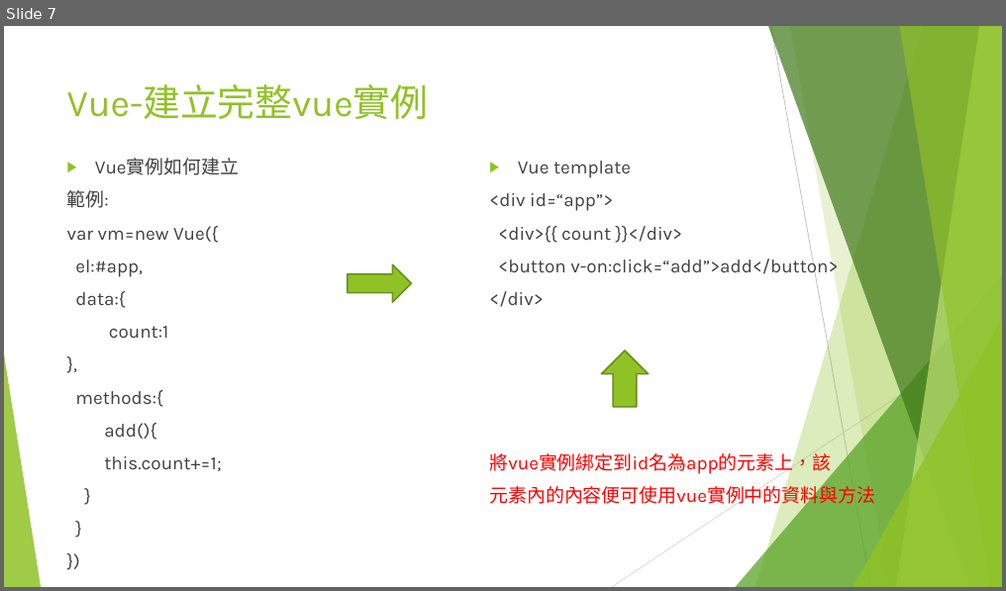
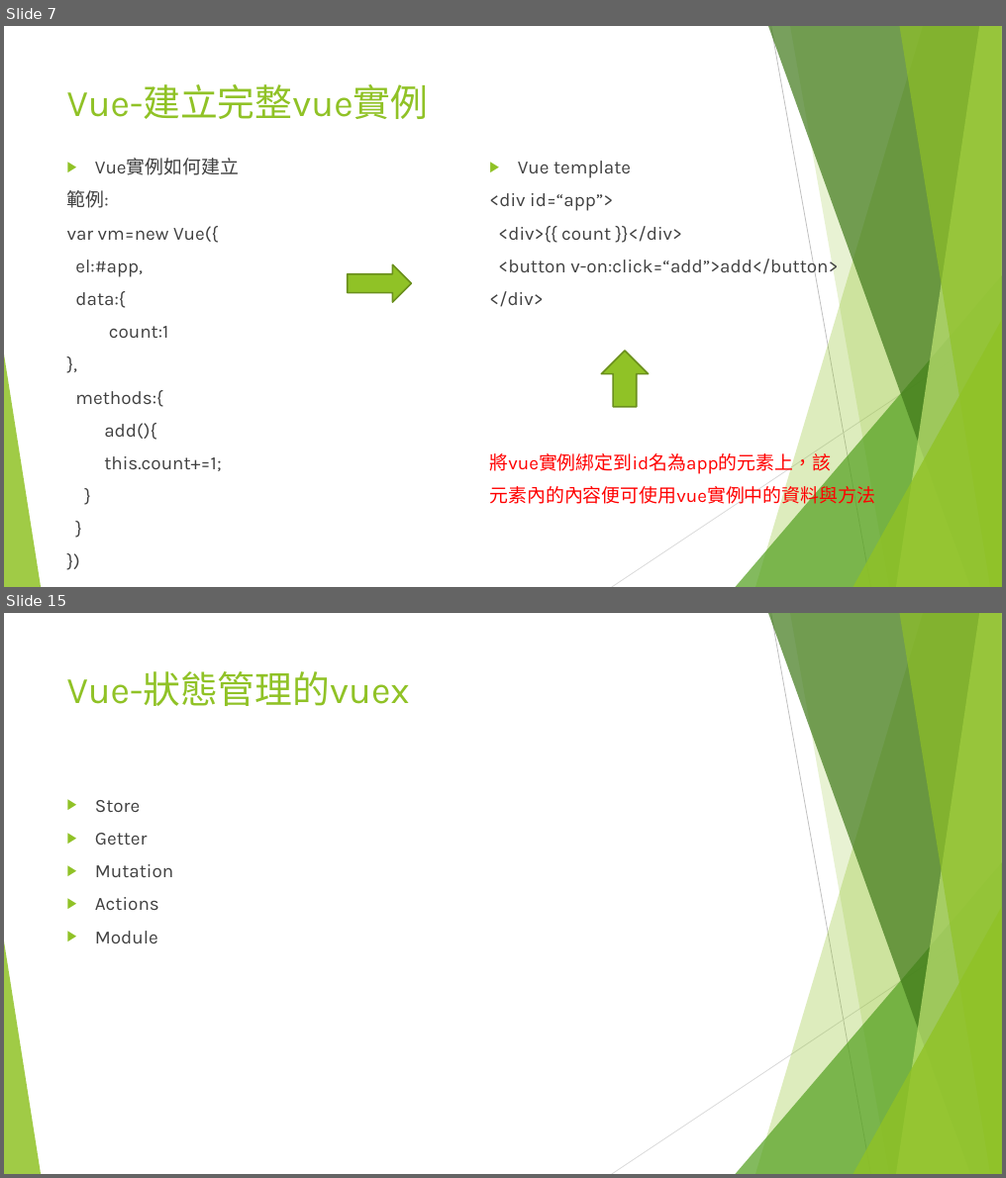
Before and after one commit to JSENESoftware/Education, a slide deck: Vue教育訓練.pptx. Shown one above the other, each under a label of ours: slide 7 before the commit, slides 7 and 15 after it; the slides between them are not shown. The pictures are 1006x591 and 1006x1178 pixels, drawn with LibreOffice and Linux fonts; fonts in the diff are those of the drawing. Boxes give left, top, right and bottom in pixels: in the first picture for what was removed or moved away, otherwise in the second. Text is boxed around its words. In the diff, an @@ line names an element or a change of style, - is before the commit and + after.

```diff
--- a/Vue教育訓練.pptx
+++ b/Vue教育訓練.pptx
@@ slide 15 added at bbox=[4, 613, 1002, 1174], background #FFFFFF; not listed: 10 template elements that a slide beside it also shows @@
@@ title added at bbox=[67, 671, 410, 706], 36 pt, text #90C226 @@
+Vue-狀態管理的vuex
@@ text added at bbox=[95, 800, 173, 944], 18 pt, text #404040 @@
+▶ Store
+▶ Getter
+▶ Mutation
+▶ Actions
+▶ Module
```
Also in this commit, not shown: 8 other slides added.
